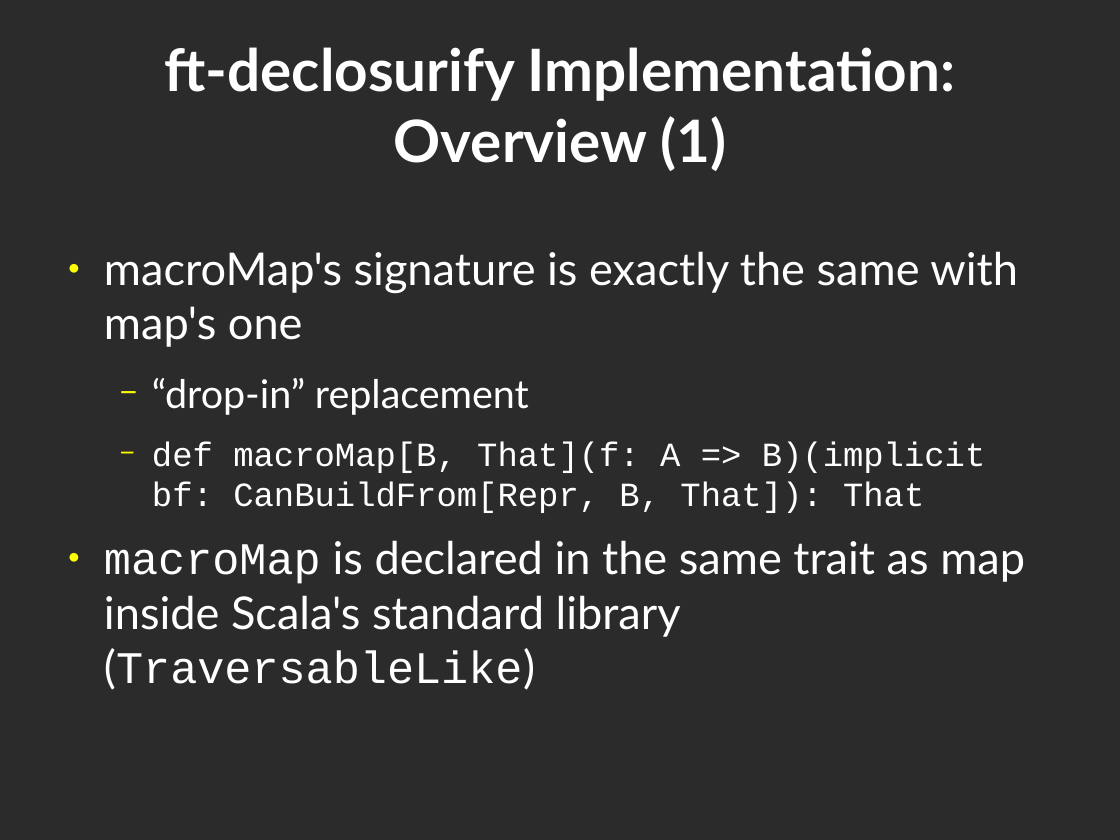
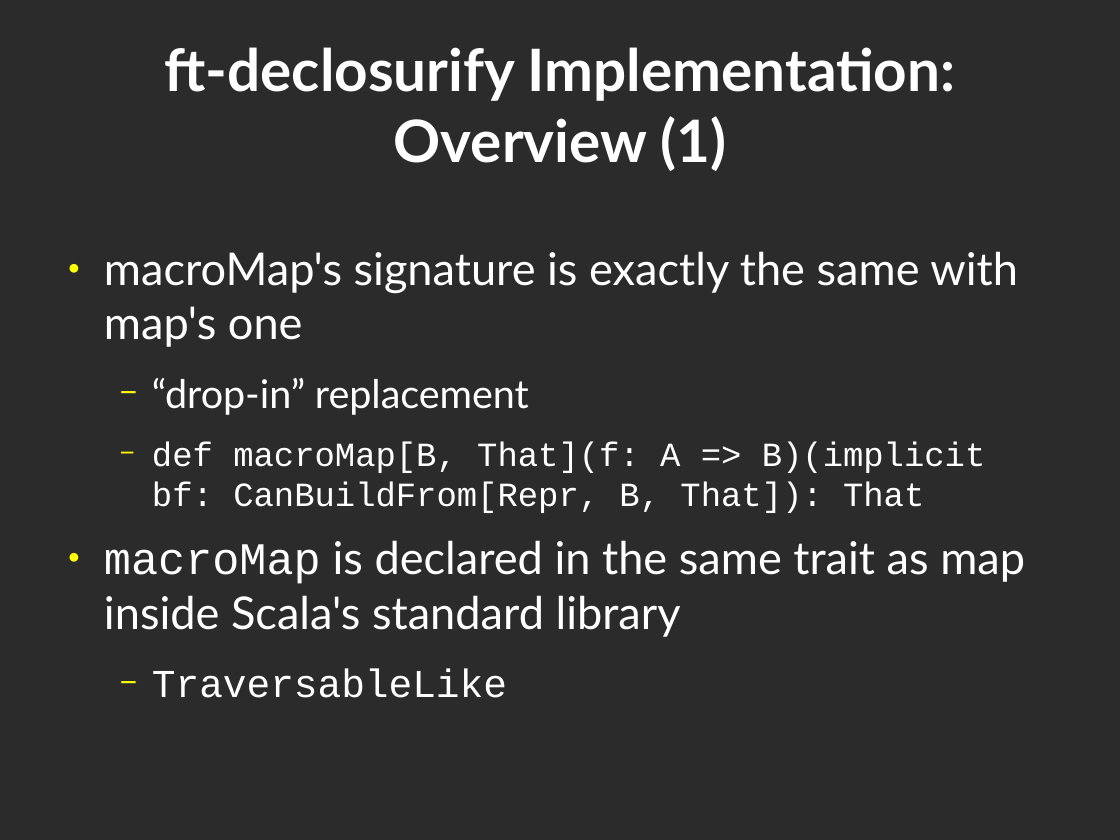
Before and after one commit to geo-kollias/msc-thesis-tex, a slide deck: slide 14 of geokollias_msc_thesis_pres.odp. Drawn at 1120x840 pixels with LibreOffice and Linux fonts; fonts in the diff are those of the drawing; background and template pictures are left out; a plain dark background stands for a picture behind light text. Boxes give left, top, right and bottom in pixels: in the first picture for what was removed or moved away, otherwise in the second. Text is boxed around its words. In the diff, an @@ line names an element or a change of style, - is before the commit and + after.

```diff
--- a/geokollias_msc_thesis_pres.odp
+++ b/geokollias_msc_thesis_pres.odp
@@ text at [104,540,1025,698]: text changed @@
-● macroMap is declared in the same trait as map inside Scala's standard library (TraversableLike)
+● macroMap is declared in the same trait as map inside Scala's standard library
+  − TraversableLike
```
Also in this commit, not shown: 4 other slides changed.
